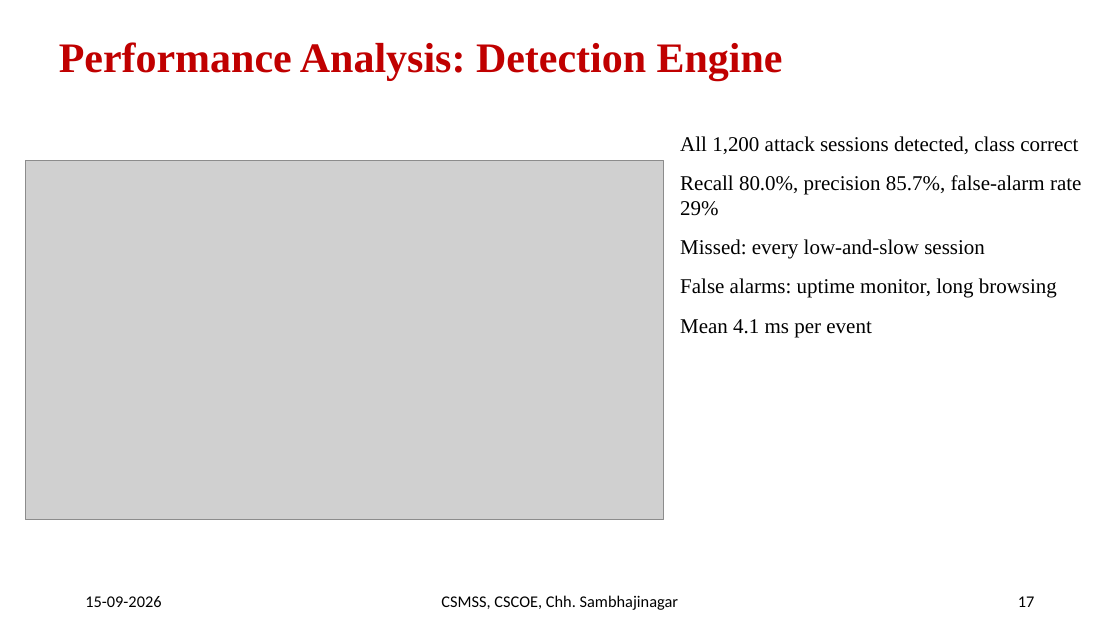
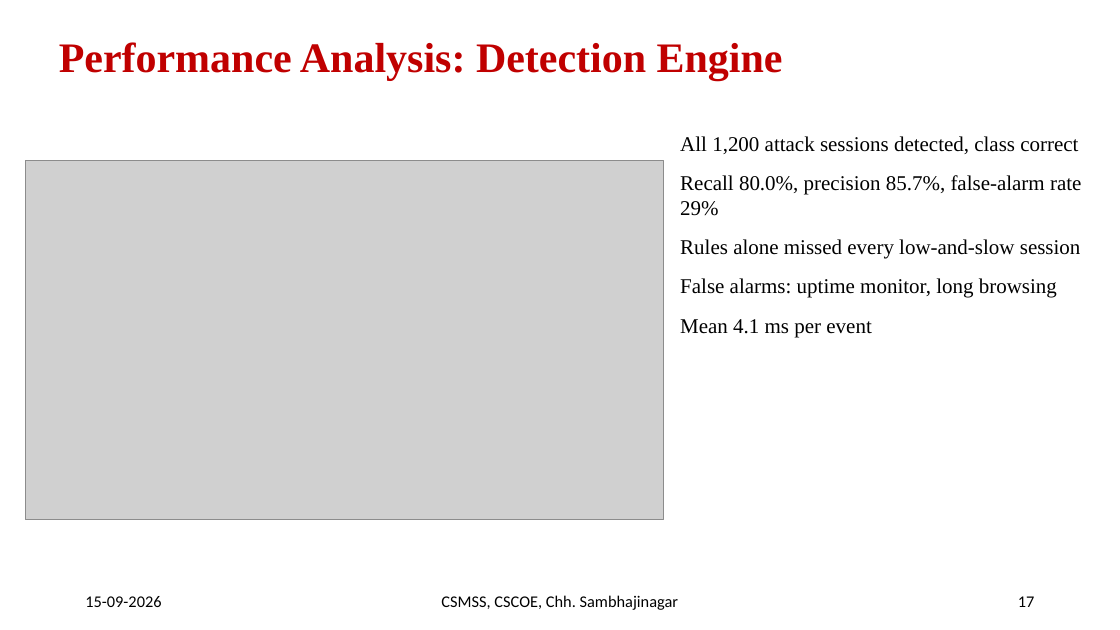
Before and after one commit to Parthbadgujar1/HoneyPot, a slide deck: slide 17 of report/output/Presentation.pptx. Drawn at 1120x630 pixels with LibreOffice and Linux fonts; fonts in the diff are those of the drawing; grey boxes stand for pictures. Boxes give left, top, right and bottom in pixels: in the first picture for what was removed or moved away, otherwise in the second. Text is boxed around its words. In the diff, an @@ line names an element or a change of style, - is before the commit and + after.

```diff
--- a/report/output/Presentation.pptx
+++ b/report/output/Presentation.pptx
@@ text at box(680, 239, 1081, 259): text changed @@
-Missed: every low-and-slow session
+Rules alone missed every low-and-slow session
```
Also in this commit, not shown: 9 other slides changed, 1 slide added, 10 other files.
